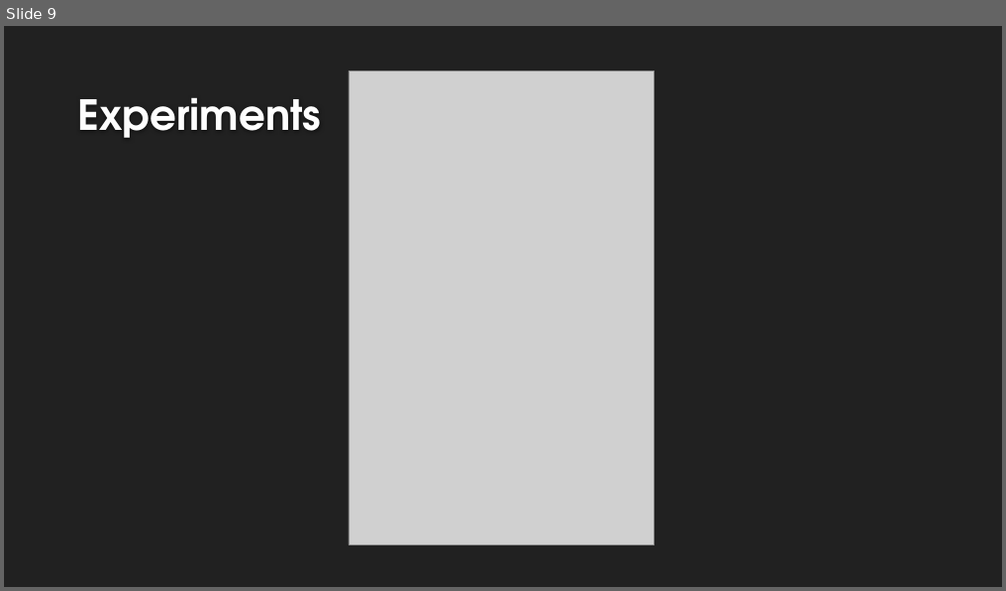
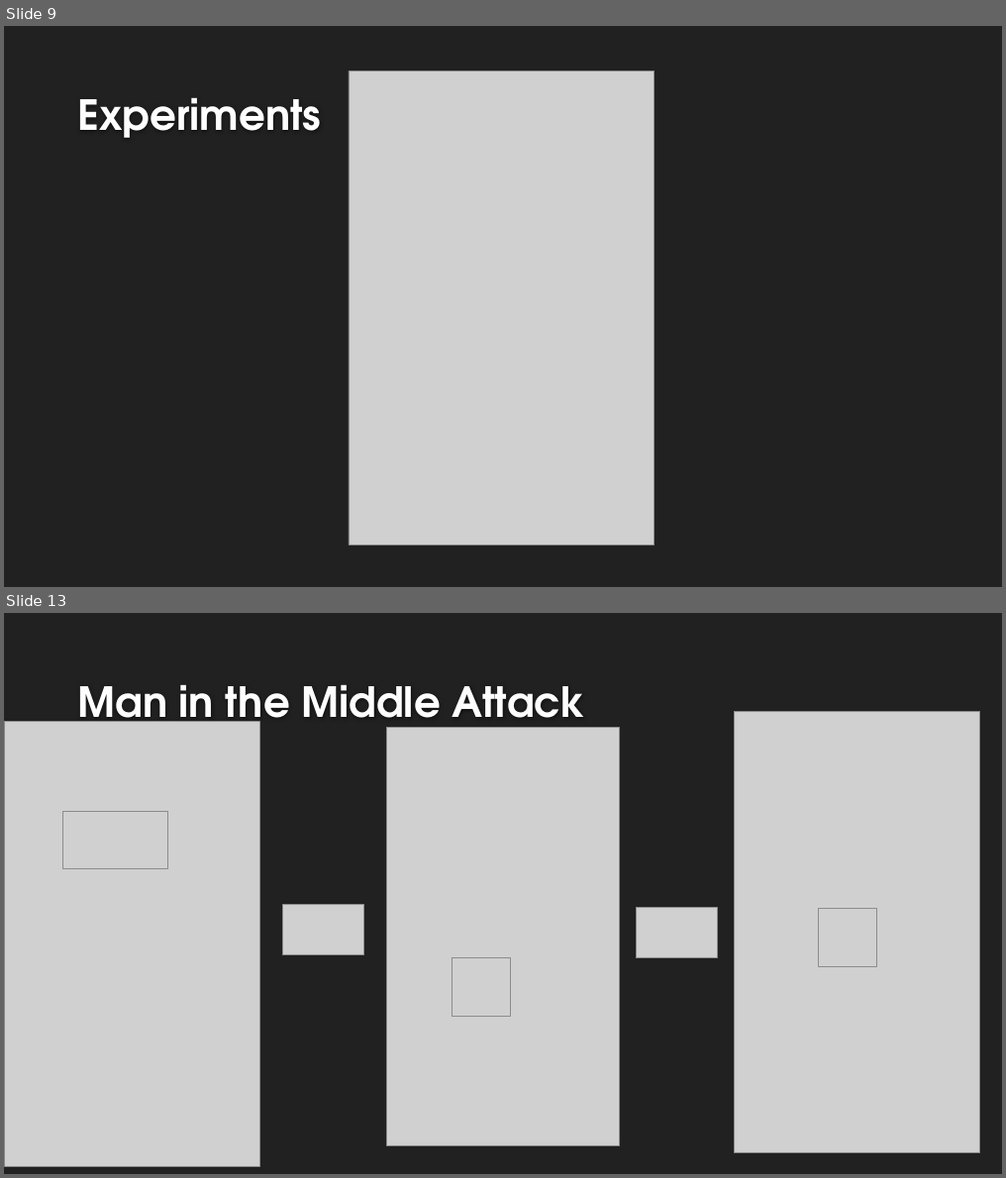
Before and after one commit to gin-nader/mscs630ginader, a slide deck: prj/presentation/IAHMAC.pptx. Shown one above the other, each under a label of ours: slide 9 before the commit, slides 9 and 13 after it; the slides between them are not shown. The pictures are 1006x591 and 1006x1178 pixels, drawn with LibreOffice and Linux fonts; fonts in the diff are those of the drawing; grey boxes stand for pictures; background and template pictures are left out. Boxes give left, top, right and bottom in pixels: in the first picture for what was removed or moved away, otherwise in the second. Text is boxed around its words. In the diff, an @@ line names an element or a change of style, - is before the commit and + after.

```diff
--- a/prj/presentation/IAHMAC.pptx
+++ b/prj/presentation/IAHMAC.pptx
@@ slide 13 added at bbox=[4, 613, 1002, 1174], background #212121 @@
@@ title added at bbox=[78, 684, 585, 734], 40 pt, text #FEFEFE, bold @@
+Man in the Middle Attack
@@ picture added at bbox=[4, 721, 260, 1166] @@
@@ picture added at bbox=[387, 728, 620, 1146] @@
@@ picture added at bbox=[735, 712, 980, 1153] @@
@@ picture added at bbox=[62, 811, 168, 869] @@
@@ picture added at bbox=[282, 904, 364, 956] @@
@@ picture added at bbox=[636, 907, 718, 959] @@
@@ picture added at bbox=[819, 909, 877, 967] @@
@@ picture added at bbox=[452, 959, 511, 1017] @@
```
Also in this commit, not shown: 5 slides changed, 4 other slides added, 1 slide removed, 3 other files.
